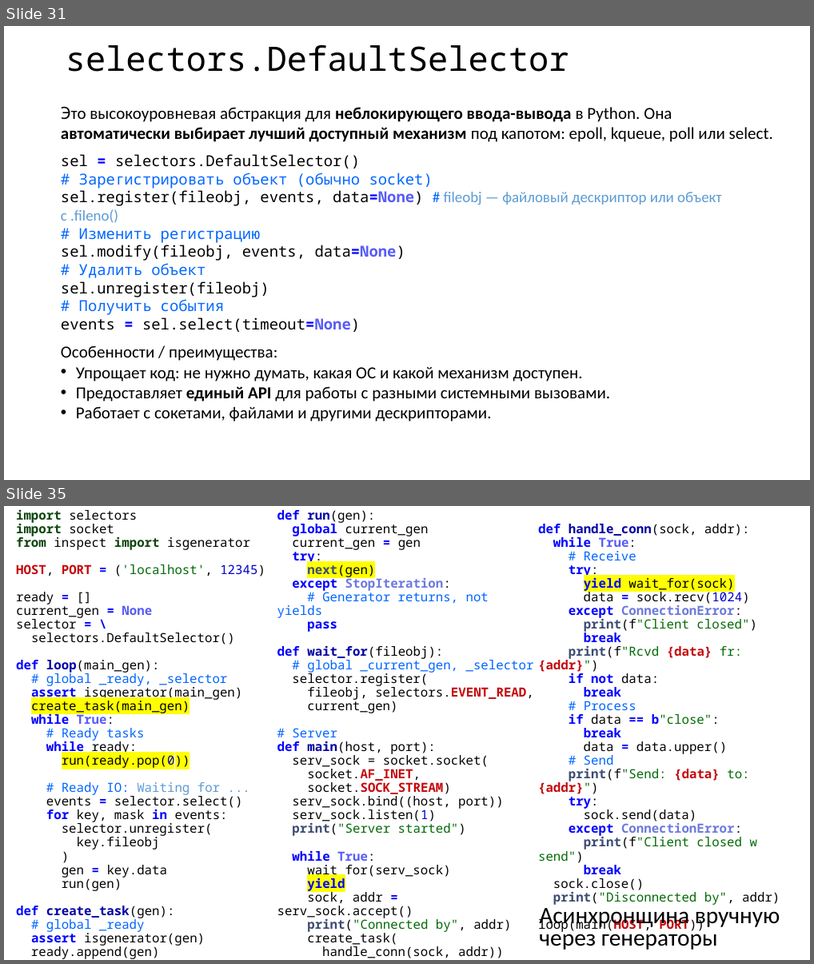
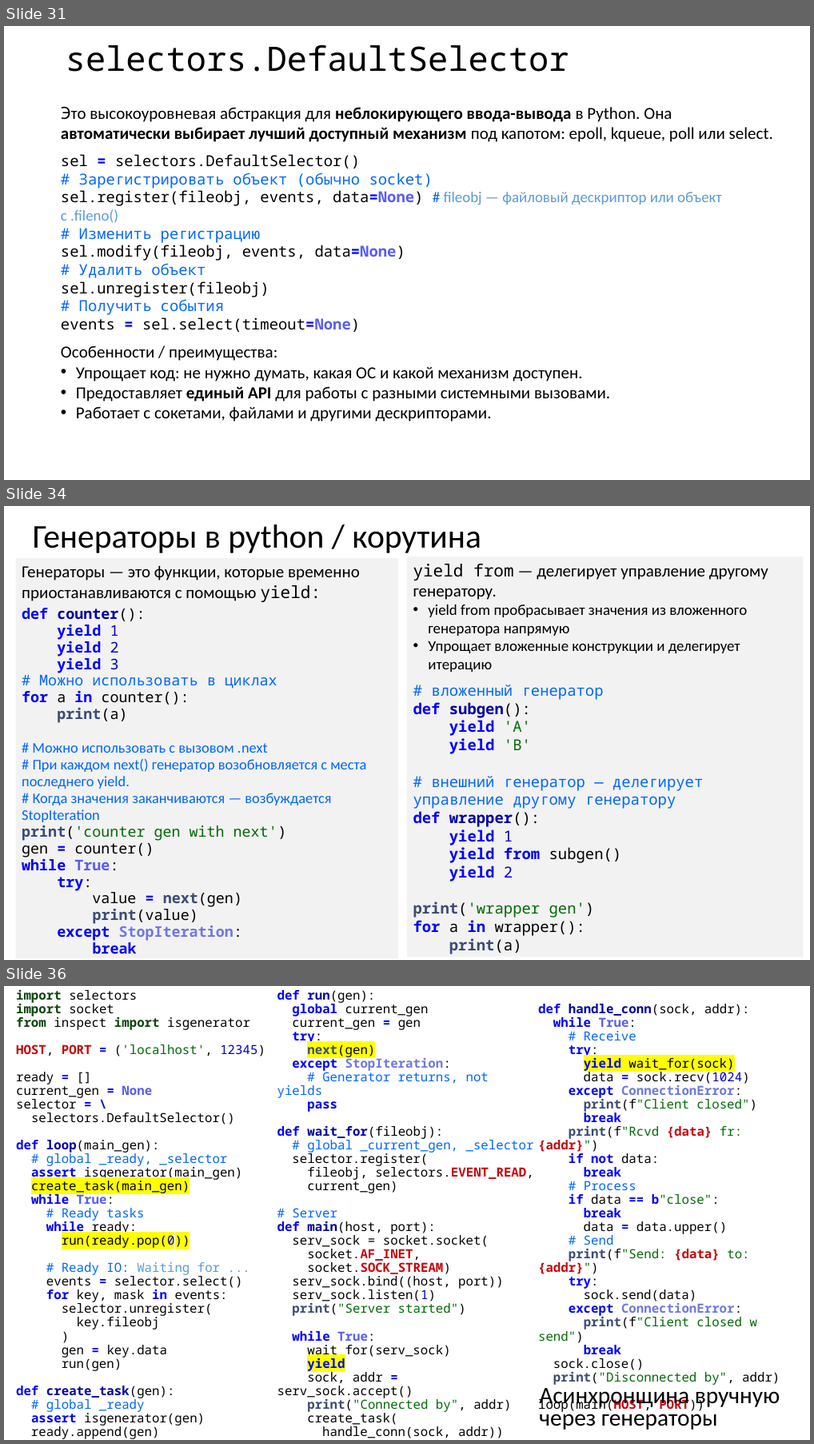
Before and after one commit to xtrueman/network_programming, a slide deck: Sockets.pptx. Shown one above the other, each under a label of ours: slides 31 and 35 before the commit, slides 31, 34 and 36 after it; the slides between them are not shown. The pictures are 814x964 and 814x1444 pixels, drawn with LibreOffice and Linux fonts; fonts in the diff are those of the drawing. Boxes give left, top, right and bottom in pixels: in the first picture for what was removed or moved away, otherwise in the second. Text is boxed around its words. In the diff, an @@ line names an element or a change of style, - is before the commit and + after.

```diff
--- a/Sockets.pptx
+++ b/Sockets.pptx
@@ slide 34 added at box(4, 506, 810, 960), background #FFFFFF @@
@@ title added at box(33, 524, 482, 553), 39.6 pt, text #000000 @@
+Генераторы в python / корутина
@@ text added at box(15, 558, 398, 959), fill #F2F2F2, 17.5 pt, text #0066FF @@
+Генераторы — это функции, которые временно приостанавливаются с помощью yield:
+def counter():
+yield 1
+yield 2
+yield 3
+# Можно использовать в циклах
+for a in counter():
+print(a)
+# Можно использовать с вызовом .next
+# При каждом next() генератор возобновляется с места последнего yield.
+# Когда значения заканчиваются — возбуждается StopIteration
+print('counter gen with next')
+gen = counter()
+while True:
+try:
+value = next(gen)
+print(value)
+except StopIteration:
+break
@@ rectangle added at box(407, 557, 804, 957), fill #F2F2F2, 18 pt, text #000000 @@
+yield from — делегирует управление другому генератору.
+• yield from пробрасывает значения из вложенного генератора напрямую
+• Упрощает вложенные конструкции и делегирует итерацию
+# вложенный генератор
+def subgen():
+yield 'A'
+yield 'B'
+# внешний генератор — делегирует управление другому генератору
+def wrapper():
+yield 1
+yield from subgen()
+yield 2
+print('wrapper gen')
+for a in wrapper():
+print(a)
@@ what was slide 35 is now slide 36 @@
```
Also in this commit, not shown: 16 slides changed, 3 other files.
